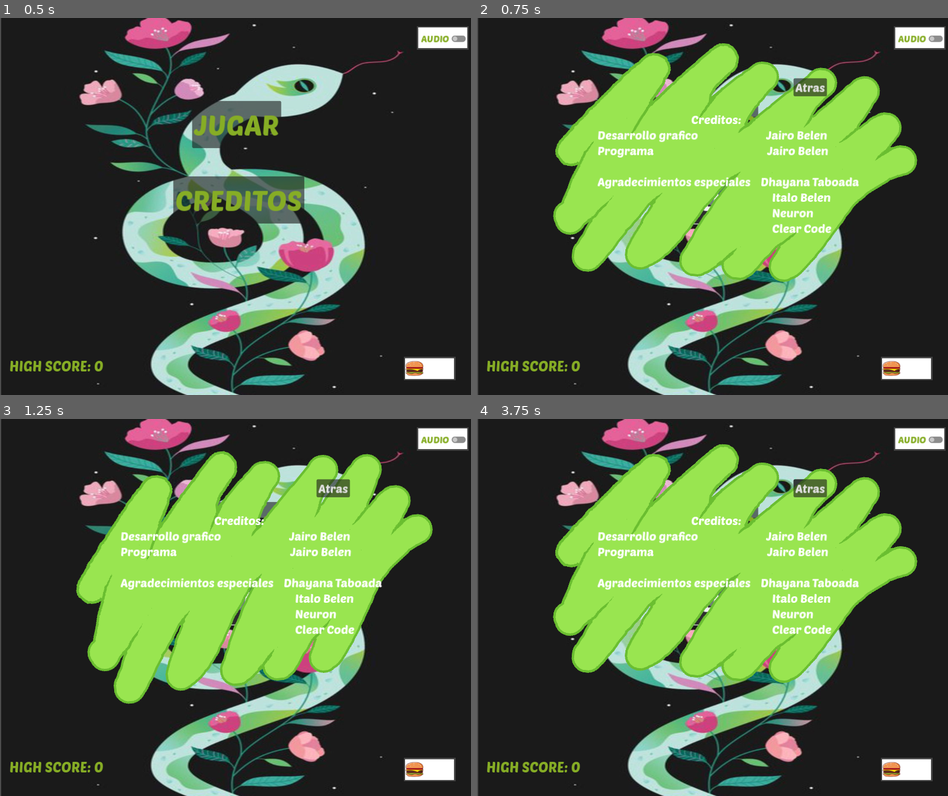
Above: before the commit, frames 1-4 (two rows, left to right).
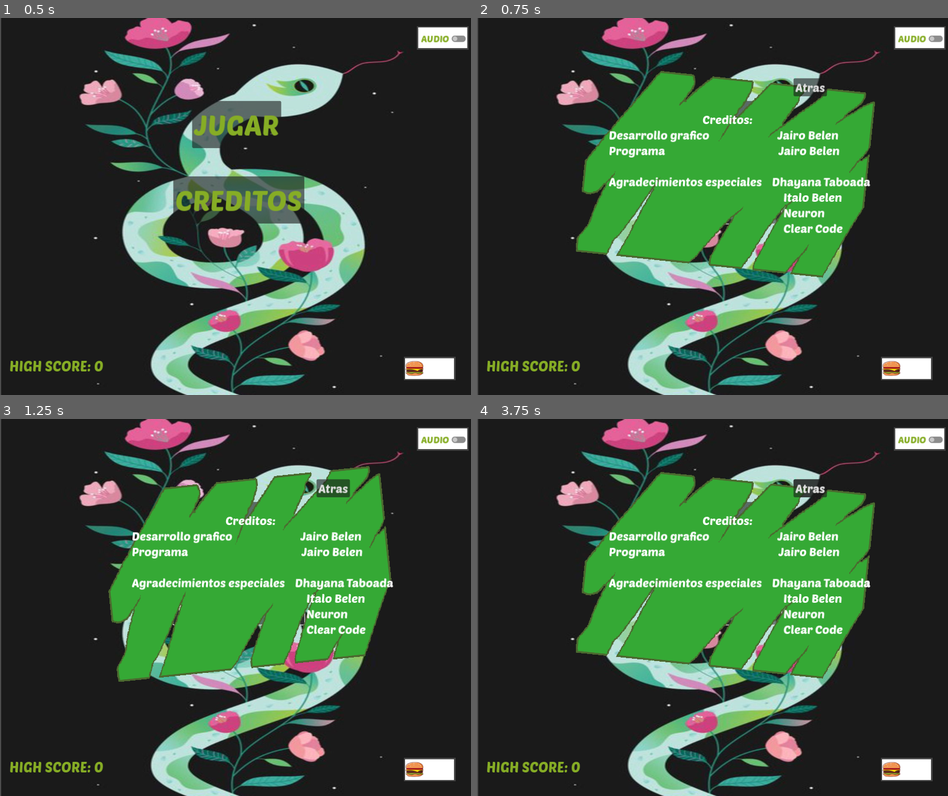
Above: after the commit, the same moments.

Repository: orial021/snake3
Game: Godot game, scene res://start_screen.tscn
Same seed, same stepped clock (60 frames per second), same inputs: the game is played once before the commit and once after it.
Inputs:
- Up to frame 1 (0.5 s): no input
- Up to frame 2 (0.75 s): click "CREDITOS" at 0.5 s
- Up to frame 3 (1.25 s): no input
- Up to frame 4 (3.75 s): click "JUGAR" at 1.25 s; click "Atras" at 2 s; click "ATRAS" at 2.75 s; click "CREDITOS" at 3.5 s

Frame 1 is identical in both runs. In frame 2, 34% of the frame differs, in the area x 16-94%, y 6-70%; in frame 3, 34%; in frame 4, 34%.

Commit message:
feat (cambios en los sprites de creditos)

Diff:
--- a/credits.tscn
+++ b/credits.tscn
@@ -1,7 +1,7 @@
 [gd_scene load_steps=7 format=3 uid="uid://cicouo6b5gnkt"]
 
 [ext_resource type="Script" path="res://credits.gd" id="1_16sfs"]
-[ext_resource type="Texture2D" uid="uid://bk75iq1qscoqe" path="res://graphics/credits2.png" id="2_ibtuy"]
+[ext_resource type="Texture2D" uid="uid://de473ymk1ec7u" path="res://graphics/credits3.png" id="2_hw0eu"]
 [ext_resource type="FontFile" uid="uid://rxlsv4k4dbco" path="res://fonts/PoetsenOne-Regular.ttf" id="2_vxcvk"]
 
 [sub_resource type="Animation" id="Animation_dfcud"]
@@ -49,9 +49,9 @@
 script = ExtResource("1_16sfs")
 
 [node name="Sprite2D" type="Sprite2D" parent="."]
-position = Vector2(568, 344)
+position = Vector2(528, 328)
 rotation = 0.10472
-texture = ExtResource("2_ibtuy")
+texture = ExtResource("2_hw0eu")
 
 [node name="animaciones" type="AnimationPlayer" parent="Sprite2D"]
 libraries = {
@@ -60,9 +60,9 @@
 
 [node name="Label" type="Label" parent="."]
 layout_mode = 0
-offset_left = 256.0
+offset_left = 280.0
 offset_top = 200.0
-offset_right = 808.0
+offset_right = 832.0
 offset_bottom = 477.0
 theme_override_colors/font_color = Color(1, 1, 1, 1)
 theme_override_fonts/font = ExtResource("2_vxcvk")
Binary file added: graphics/credits3.png
Not shown, added: graphics/credits3.png.import
